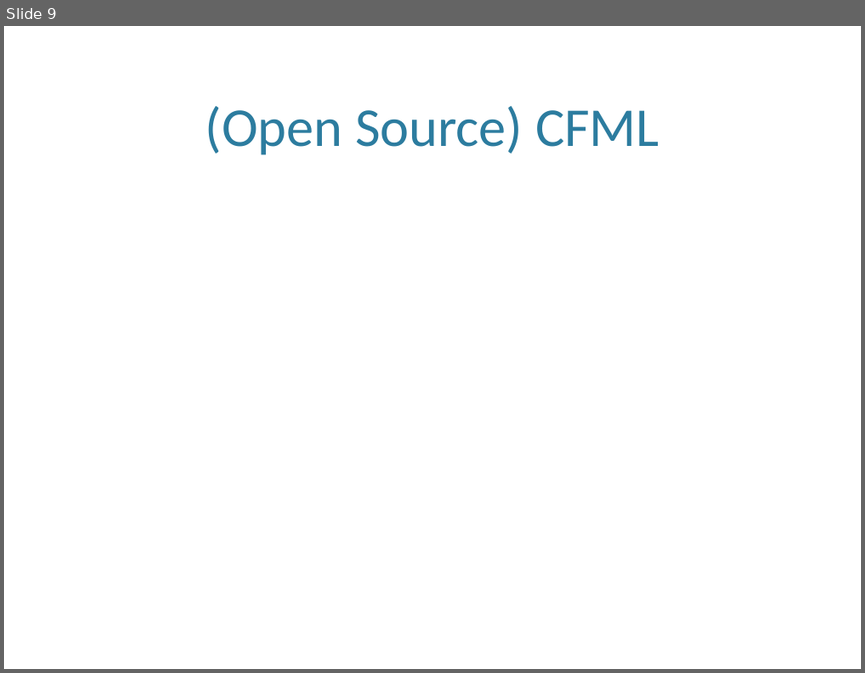
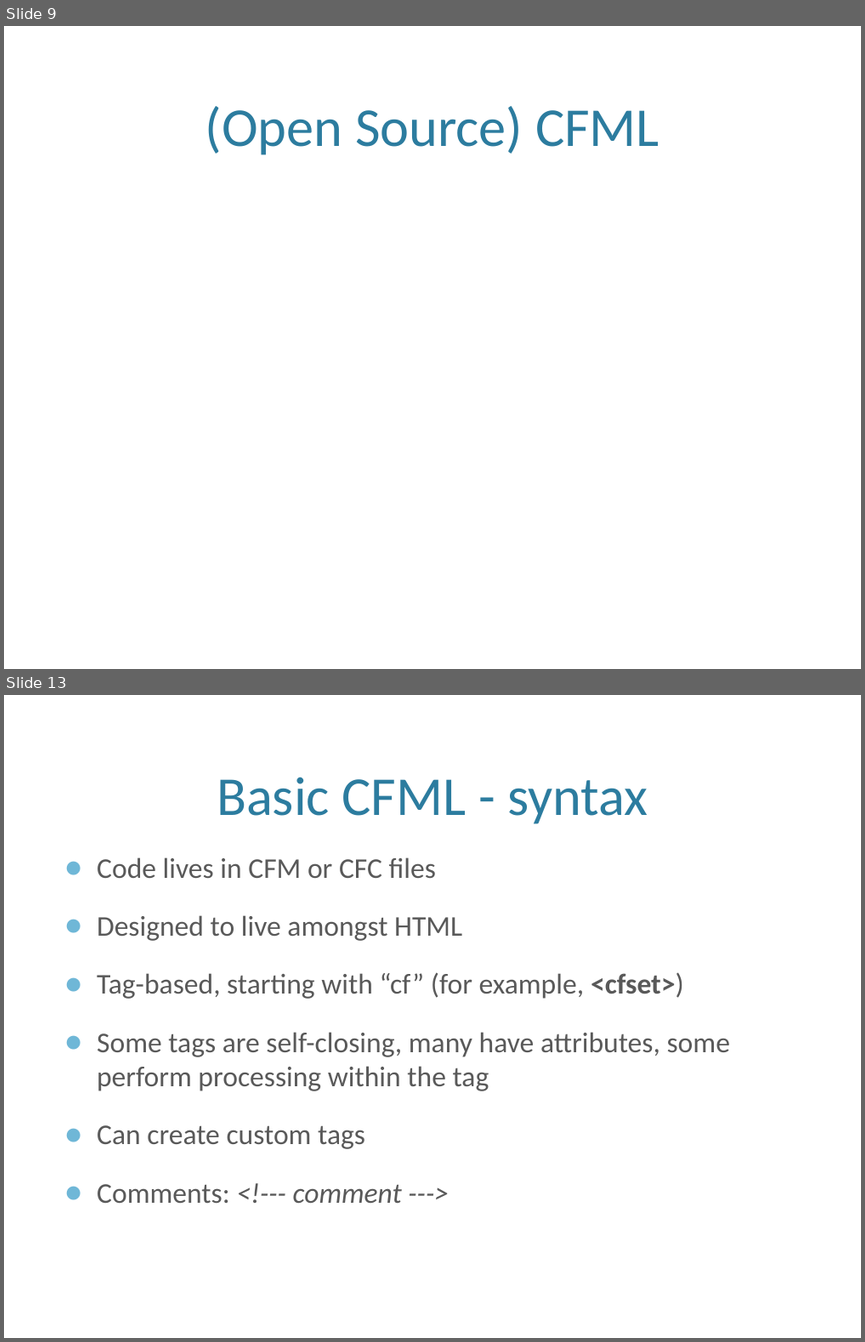
Before and after one commit to awayken/2011sdcodecamp, a slide deck: presentation.pptx. Shown one above the other, each under a label of ours: slide 9 before the commit, slides 9 and 13 after it; the slides between them are not shown. The pictures are 865x673 and 865x1342 pixels, drawn with LibreOffice and Linux fonts; fonts in the diff are those of the drawing; background and template pictures are left out. Boxes give left, top, right and bottom in pixels: in the first picture for what was removed or moved away, otherwise in the second. Text is boxed around its words. In the diff, an @@ line names an element or a change of style, - is before the commit and + after.

Commit message:
Began to dig into actual CFML material.

```diff
--- a/presentation.pptx
+++ b/presentation.pptx
@@ slide 13 added at [4, 695, 861, 1338], background picture (left out) @@
@@ title added at [216, 777, 647, 824], 46 pt, text #2C7C9F @@
+Basic CFML - syntax
@@ text added at [97, 857, 730, 1202], 24 pt, text #595959 @@
+● Code lives in CFM or CFC files
+● Designed to live amongst HTML
+● Tag-based, starting with “cf” (for example, <cfset>)
+● Some tags are self-closing, many have attributes, some perform processing within the tag
+● Can create custom tags
+● Comments: <!--- comment --->
```
Also in this commit, not shown: 17 other slides added.
